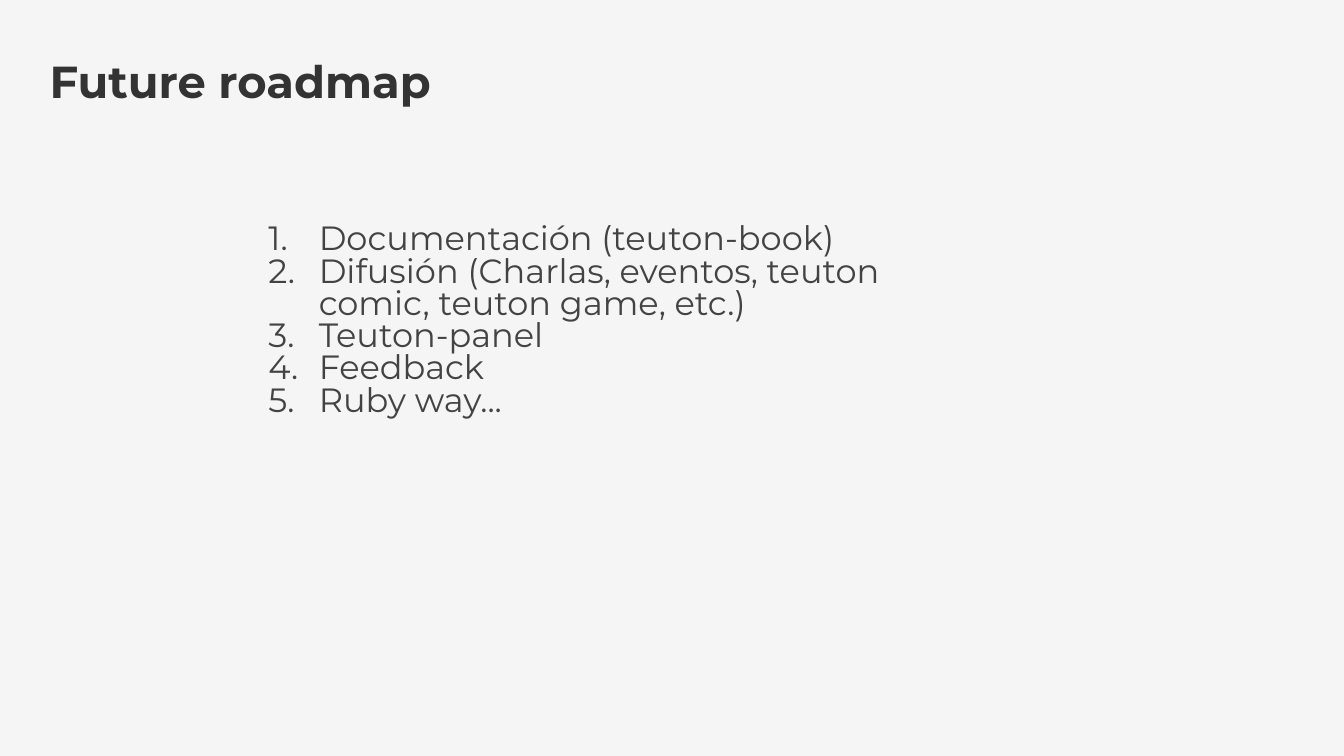
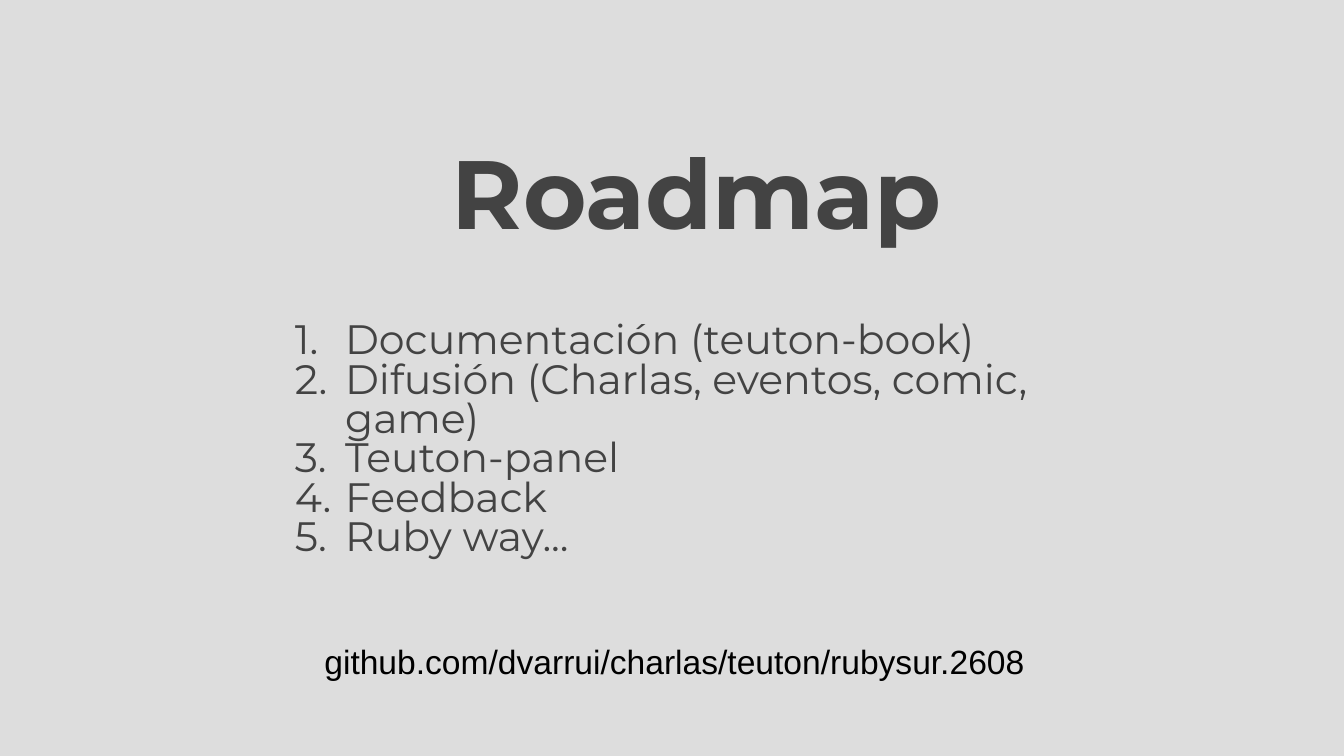
Before and after one commit to dvarrui/charlas, a slide deck: slide 40 of teuton/rubysur.2608/20260819-teuton-rubysur.odp (slide 35 before the commit). Drawn at 1344x756 pixels with LibreOffice and Linux fonts; fonts in the diff are those of the drawing. Boxes give left, top, right and bottom in pixels: in the first picture for what was removed or moved away, otherwise in the second. Text is boxed around its words. In the diff, an @@ line names an element or a change of style, - is before the commit and + after.

Commit message:
presentacion final rubysur

```diff
--- a/teuton/rubysur.2608/20260819-teuton-rubysur.odp
+++ b/teuton/rubysur.2608/20260819-teuton-rubysur.odp
@@ background #F5F5F5 to #DDDDDD @@
@@ text removed at box(50, 64, 430, 107) @@
-Future roadmap
@@ title added at box(452, 157, 942, 248), 52 pt, text #434343, bold @@
+Roadmap
@@ subtitle "Documentación (teuton-book)": place and size @@
-subtitle "Documentación (teuton-book)" at box(319, 225, 880, 419)
+subtitle "Documentación (teuton-book)" at box(345, 323, 1027, 559)
@@ subtitle at box(345, 323, 974, 559): size 18 to 22 pt in "Documentación (teuton-book)", "Teuton-panel", "Feedback", "Ruby way..." @@
@@ subtitle at box(345, 354, 1027, 444): text changed; size 18 to 22 pt @@
-2. Difusión (Charlas, eventos, teuton comic, teuton game, etc.)
+2. Difusión (Charlas, eventos, comic, game)
@@ text added at box(324, 649, 1024, 681), 18 pt, text #000000 @@
+github.com/dvarrui/charlas/teuton/rubysur.2608
```
Also in this commit, not shown: 10 other slides changed, 6 slides added, 2 slides removed, 17 other files.
